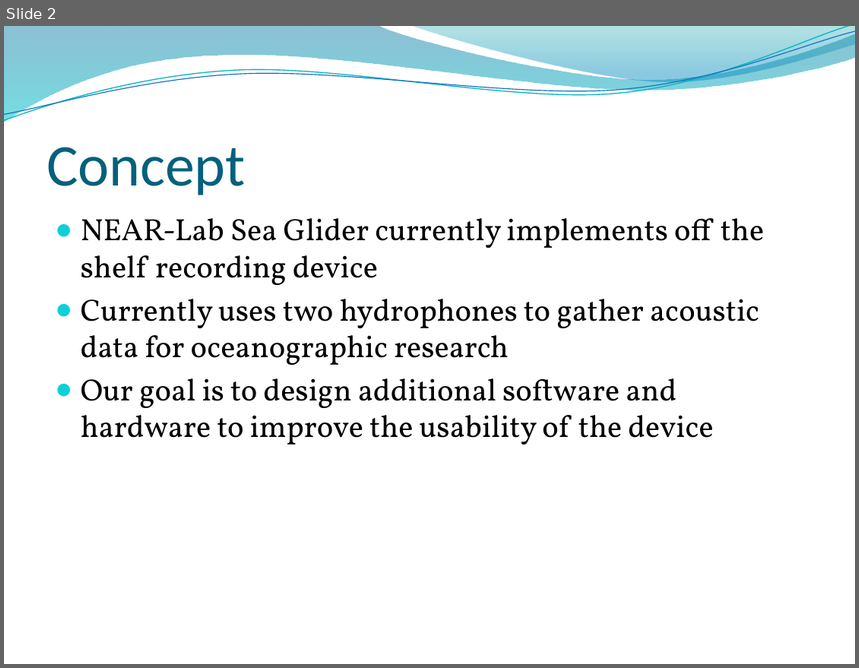
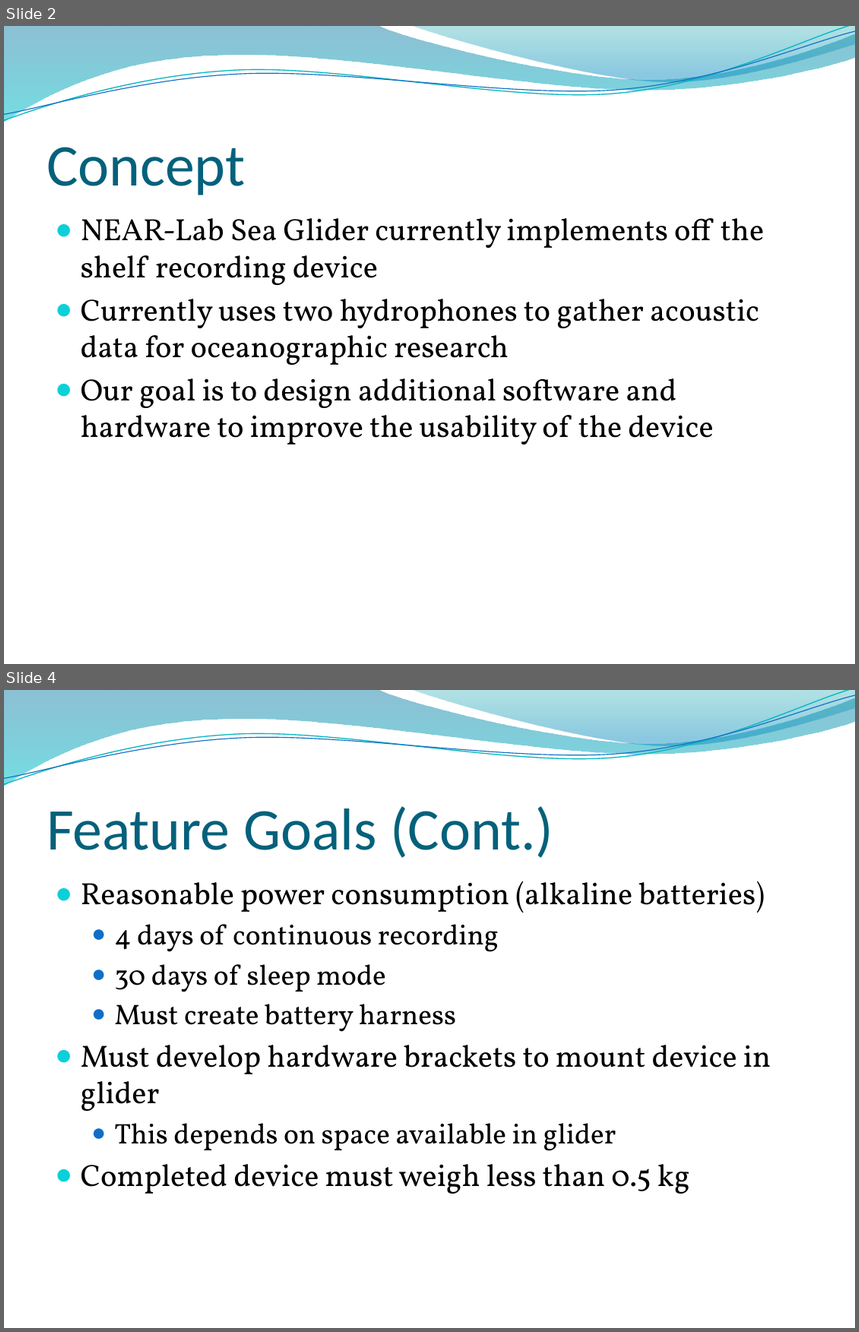
Before and after one commit to chelseathroop/UUVCapstone, a slide deck: CapstoneAssignments/CapstoneProposal.pptx. Shown one above the other, each under a label of ours: slide 2 before the commit, slides 2 and 4 after it; the slides between them are not shown. The pictures are 859x668 and 859x1332 pixels, drawn with LibreOffice and Linux fonts; fonts in the diff are those of the drawing; background and template pictures are left out. Boxes give left, top, right and bottom in pixels: in the first picture for what was removed or moved away, otherwise in the second. Text is boxed around its words. In the diff, an @@ line names an element or a change of style, - is before the commit and + after.

```diff
--- a/CapstoneAssignments/CapstoneProposal.pptx
+++ b/CapstoneAssignments/CapstoneProposal.pptx
@@ slide 4 added at bbox=[4, 690, 855, 1328], background picture (left out); not listed: 4 template elements that a slide beside it also shows @@
@@ title added at bbox=[47, 806, 553, 858], 50 pt, text #04617B @@
+Feature Goals (Cont.)
@@ text added at bbox=[81, 882, 771, 1194], 26 pt, text #000000 @@
+● Reasonable power consumption (alkaline batteries)
+  ● 4 days of continuous recording
+  ● 30 days of sleep mode
+  ● Must create battery harness
+● Must develop hardware brackets to mount device in glider
+  ● This depends on space available in glider
+● Completed device must weigh less than 0.5 kg
```
Also in this commit, not shown: 1 slide changed, 3 other slides added.
